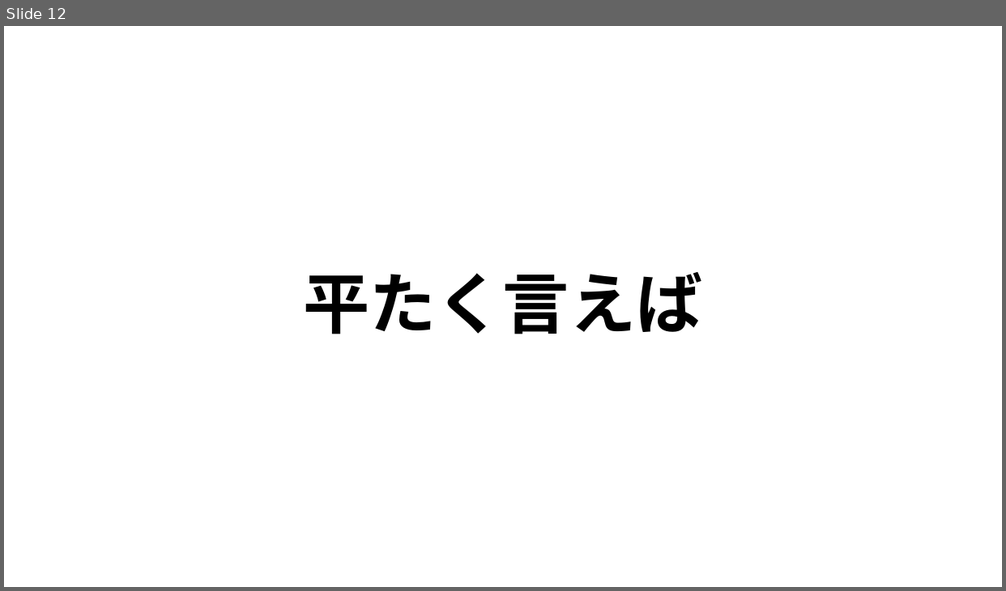
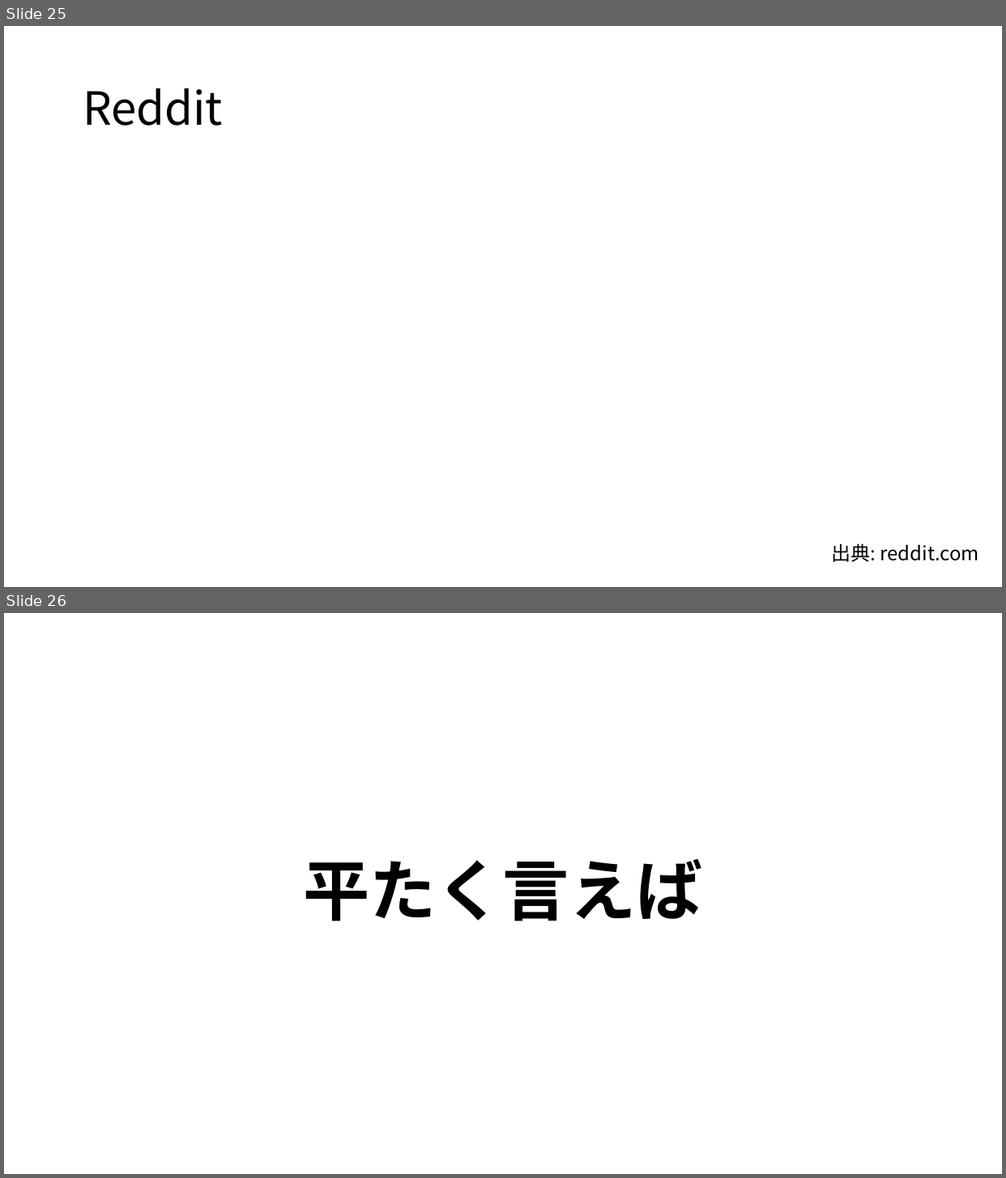
Before and after one commit to hystking/vvtv-presentation, a slide deck: base.pptx. Shown one above the other, each under a label of ours: slide 12 before the commit, slides 25 and 26 after it. The pictures are 1006x591 and 1006x1178 pixels, drawn with LibreOffice and Linux fonts; fonts in the diff are those of the drawing; background and template pictures are left out. Boxes give left, top, right and bottom in pixels: in the first picture for what was removed or moved away, otherwise in the second. Text is boxed around its words. In the diff, an @@ line names an element or a change of style, - is before the commit and + after.

```diff
--- a/base.pptx
+++ b/base.pptx
@@ slide 25 added at [4,26,1002,587], background picture (left out) @@
@@ title added at [83,88,223,126], 33 pt, text #000000 @@
+Reddit
@@ text added at [831,544,979,562], 14 pt, text #000000 @@
+出典: reddit.com
@@ what was slide 12 is now slide 26 @@
```
Also in this commit, not shown: 12 slides changed, 45 other slides added, 4 slides removed, 9 other files.
